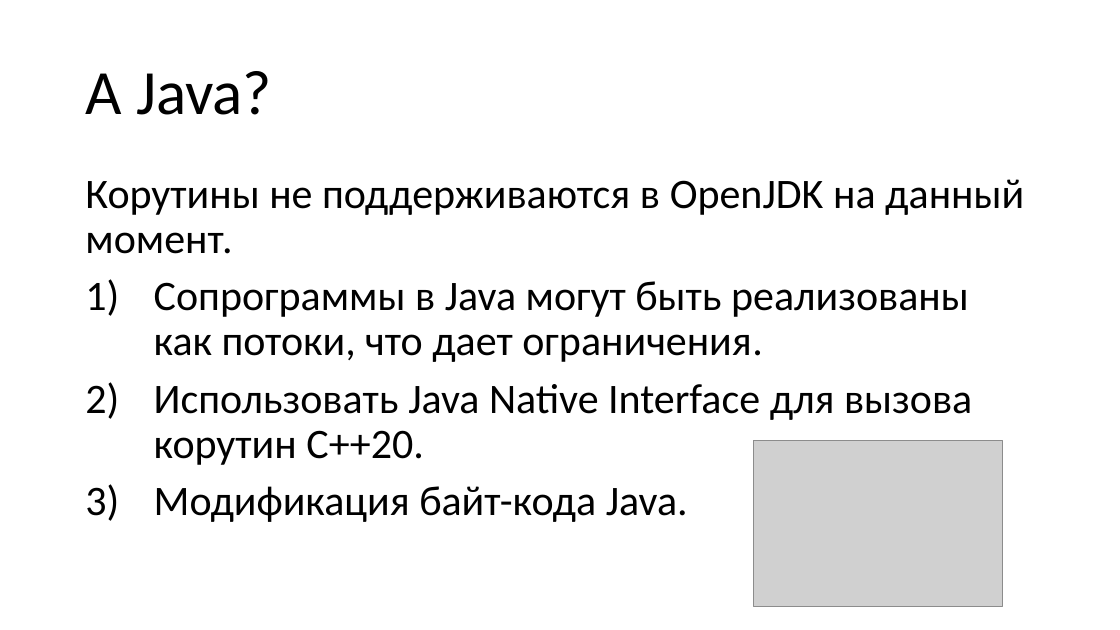
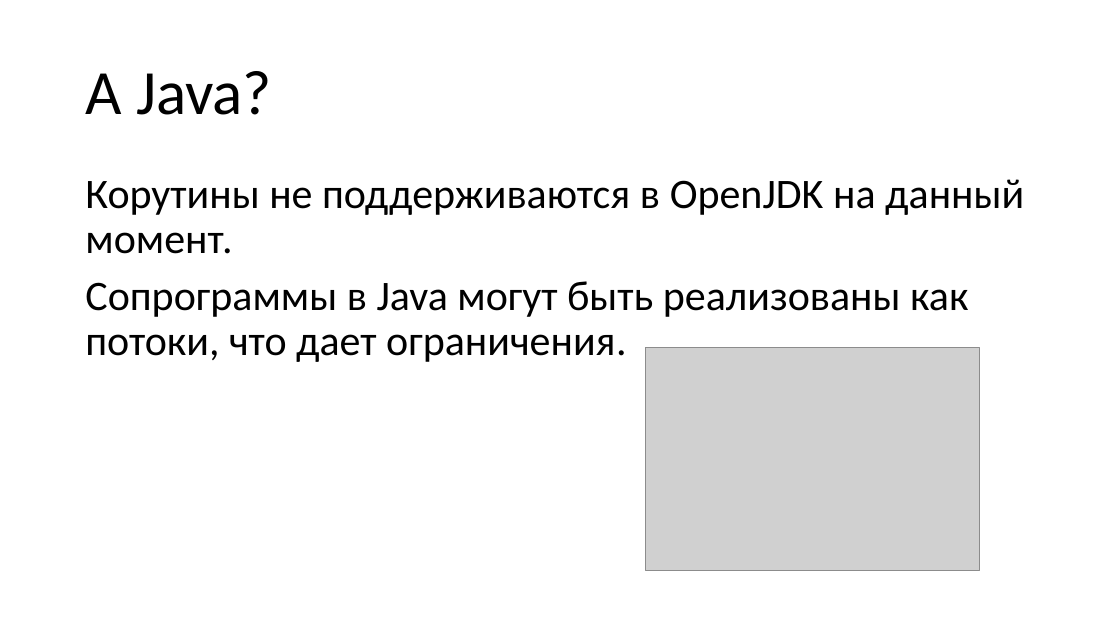
Before and after one commit to epanteleev/bachelor-s-degree, a slide deck: slide 5 of Эффективная реализация сопрограмм в управляемой среде.pptx. Drawn at 1120x630 pixels with LibreOffice and Linux fonts; fonts in the diff are those of the drawing; grey boxes stand for pictures. Boxes give left, top, right and bottom in pixels: in the first picture for what was removed or moved away, otherwise in the second. Text is boxed around its words. In the diff, an @@ line names an element or a change of style, - is before the commit and + after.

```diff
--- a/Эффективная реализация сопрограмм в управляемой среде.pptx
+++ b/Эффективная реализация сопрограмм в управляемой среде.pptx
@@ text at box(85, 281, 968, 362): bullet 1) to none @@
@@ picture: place and size @@
-picture at box(754, 440, 1002, 607)
+picture at box(645, 348, 979, 571)
@@ text at box(154, 384, 972, 522): paragraphs removed @@
-2) Использовать Java Native Interface для вызова корутин C++20.
-3) Модификация байт-кода Java.
```
Also in this commit, not shown: 3 other slides changed, 1 slide added.
